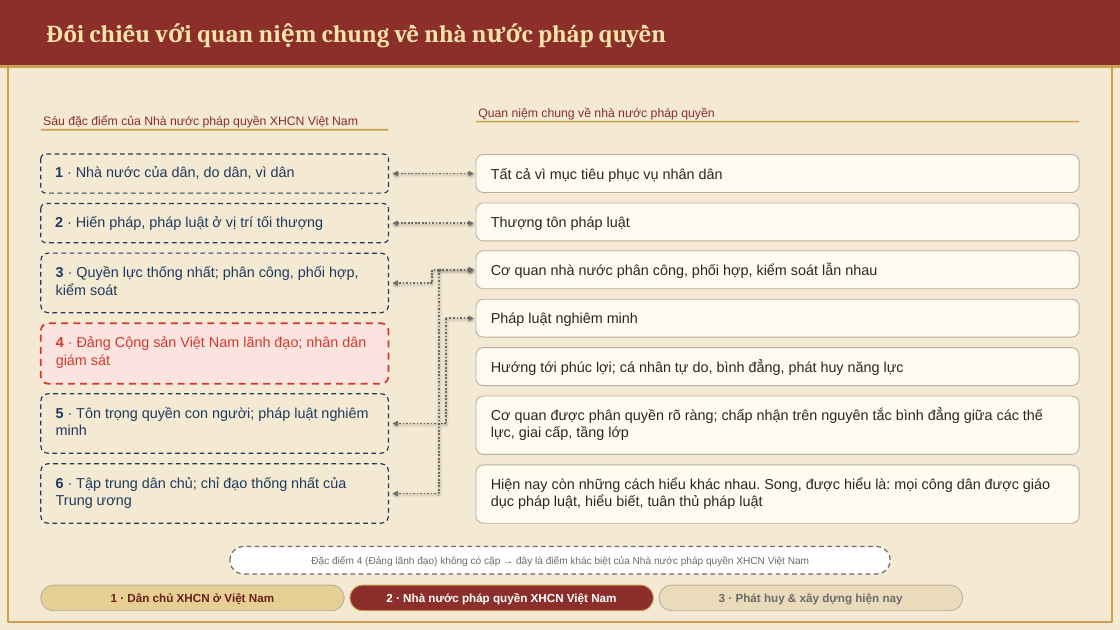
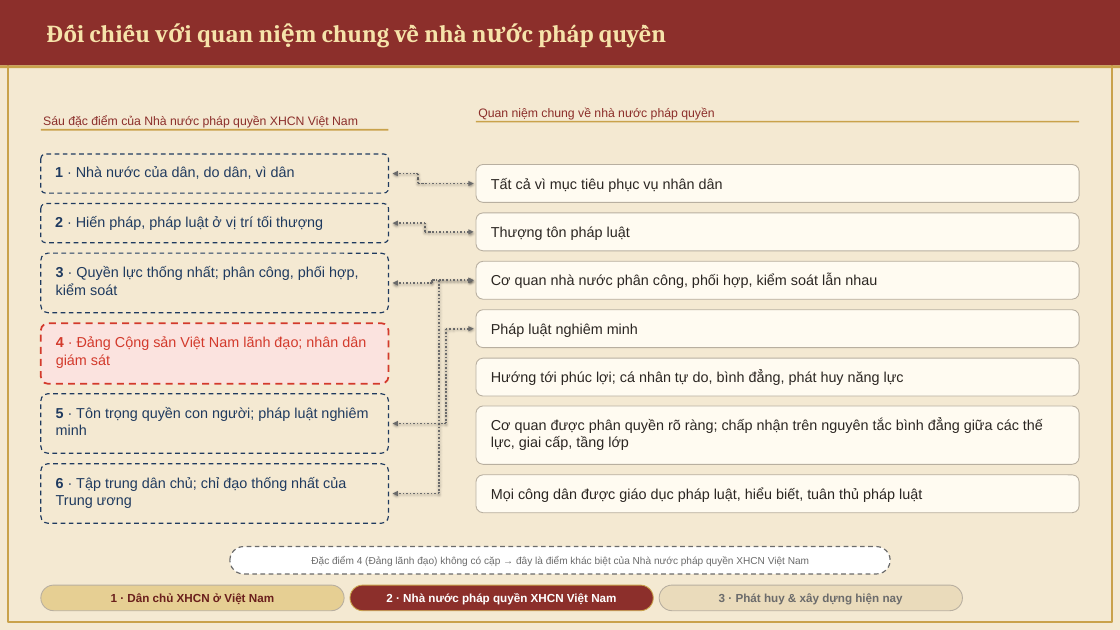
Before and after one commit to DatHoQuoc/mln122, a slide deck: slide 20 of mln133/MLN131_Chuong4_MucIII.pptx (slide 18 before the commit). Drawn at 1120x630 pixels with LibreOffice and Linux fonts; fonts in the diff are those of the drawing. Boxes give left, top, right and bottom in pixels: in the first picture for what was removed or moved away, otherwise in the second. Text is boxed around its words. In the diff, an @@ line names an element or a change of style, - is before the commit and + after.

```diff
--- a/mln133/MLN131_Chuong4_MucIII.pptx
+++ b/mln133/MLN131_Chuong4_MucIII.pptx
@@ line added from (418, 184) to (418, 179), #6B6B6B 2.25 pt dashed @@
@@ line added from (418, 179) to (418, 174), #6B6B6B 2.25 pt dashed @@
@@ line added from (423, 184) to (418, 184), #6B6B6B 2.25 pt dashed @@
@@ double arrow moved from (474, 174) - (393, 174) to (474, 184) - (423, 184) @@
@@ double arrow (474, 184) - (423, 184): double arrow to arrow @@
@@ line moved from (432, 270) - (432, 276) to (425, 232) - (425, 227) @@
@@ line moved from (439, 270) - (432, 270) to (430, 232) - (425, 232) @@
@@ line moved from (432, 276) - (432, 283) to (425, 227) - (425, 223) @@
@@ double arrow moved from (474, 223) - (393, 223) to (474, 232) - (430, 232) @@
@@ double arrow (474, 232) - (430, 232): double arrow to arrow @@
@@ arrow moved from (474, 270) - (439, 270) to (474, 281) - (433, 281) @@
@@ line moved from (439, 270) - (439, 486) to (439, 281) - (439, 486) @@
@@ 6 rounded rectangles, 2 arrows, 2 lines: place and size @@
-6 rounded rectangles, 2 arrows, 2 lines at box(439, 155, 1079, 454)
+6 rounded rectangles, 2 arrows, 2 lines at box(439, 165, 1079, 464)
@@ line moved from (446, 318) - (446, 416) to (446, 329) - (446, 416) @@
@@ rounded rectangle "Mọi công dân được giáo ...": place and size @@
-rounded rectangle "Mọi công dân được giáo ..." at box(476, 465, 1079, 523)
+rounded rectangle "Mọi công dân được giáo ..." at box(476, 475, 1079, 513)
@@ rounded rectangle "Mọi công dân được giáo ..." at box(476, 475, 1079, 513): proportions changed @@
@@ text in rounded rectangle at box(491, 487, 922, 502): text changed @@
-Hiện nay còn những cách hiểu khác nhau. Song, được hiểu là: mọi công dân được giáo dục pháp luật, hiểu biết, tuân thủ pháp luật
+Mọi công dân được giáo dục pháp luật, hiểu biết, tuân thủ pháp luật
```
Also in this commit, not shown: 5 other slides changed, 2 slides added, 6 other files.
